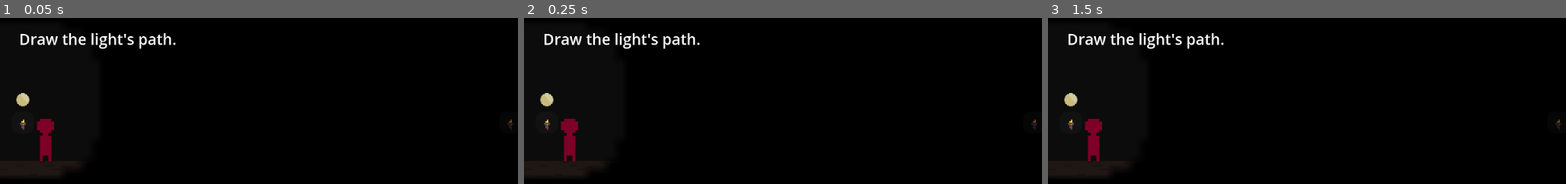
Above: before the commit, frames 1-3 (left to right).
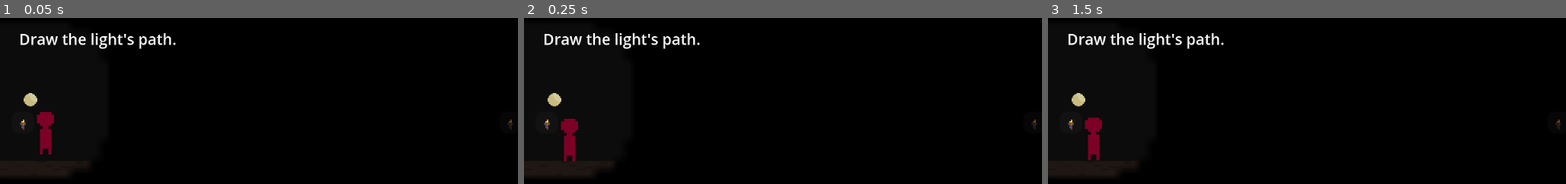
Above: after the commit, the same moments.

Repository: kvnfrr/Staylight
Game: Godot game, scene res://scenes/main.tscn
Two runs of this game, one before a commit and one after it. Both use one fixed random seed, a clock stepped at 60 frames per second and the inputs below.
Inputs (mouse positions are in pixels of both pictures, inside the frame that each line leads up to):
- Up to frame 1 (0.05 s): no input
- Up to frame 2 (0.25 s): no input
- Up to frame 3 (1.5 s): tap Enter (start_run) at 0.5, 1.25 s; move the mouse to (1488, 162) at 0.52 s; hold D (move_right) from 0.53 s (still down); tap R (clear_path) at 0.6, 1.35 s; click (1488, 162) at 0.67 s; tap W (jump) at 0.77 s; move the mouse to (outside the picture) at 1.27 s; click (outside the picture) at 1.42 s

The runs differ from the first frame. In frame 1, 0.6% of the frame differs, in the area x 3-11%, y 45-87%; in frame 2, 0.3%; in frame 3, 0.4%.

Commit message:
Added level_01 map

Diff:
--- /dev/null
+++ b/scenes/levels/level_01.tscn
@@ -0,0 +1,108 @@
+[gd_scene format=3 uid="uid://dtlbftv3rn8jq"]
+
+[ext_resource type="Texture2D" uid="uid://ll26dbopbktr" path="res://assets/ground_tile.png" id="1_uvc87"]
+[ext_resource type="Texture2D" uid="uid://cdr54eg5au6i7" path="res://assets/exit.png" id="2_qdh5e"]
+[ext_resource type="Texture2D" uid="uid://b00q8qm4k0on2" path="res://assets/torch.png" id="3_50wog"]
+[ext_resource type="Texture2D" uid="uid://0dgoa3240u2n" path="res://assets/light_circle.png" id="4_1ey3t"]
+
+[sub_resource type="RectangleShape2D" id="RectangleShape2D_o5qli"]
+size = Vector2(320, 32)
+
+[sub_resource type="RectangleShape2D" id="RectangleShape2D_tefeu"]
+size = Vector2(48, 51)
+
+[sub_resource type="RectangleShape2D" id="RectangleShape2D_o6xl0"]
+size = Vector2(106, 20)
+
+[node name="World" type="Node2D" unique_id=815425780]
+
+[node name="Floor" type="StaticBody2D" parent="." unique_id=496949256]
+position = Vector2(32, 176.00002)
+scale = Vector2(0.4009608, 0.9446346)
+
+[node name="CollisionShape2D" type="CollisionShape2D" parent="Floor" unique_id=1758800123]
+shape = SubResource("RectangleShape2D_o5qli")
+
+[node name="Sprite2D" type="Sprite2D" parent="Floor" unique_id=1601524354]
+scale = Vector2(-19.98158, -2.0378146)
+texture = ExtResource("1_uvc87")
+
+[node name="Exit" type="Area2D" parent="." unique_id=1380298911]
+position = Vector2(616, 136)
+
+[node name="CollisionShape2D" type="CollisionShape2D" parent="Exit" unique_id=160288315]
+position = Vector2(-3, -1.5)
+shape = SubResource("RectangleShape2D_tefeu")
+
+[node name="Sprite2D" type="Sprite2D" parent="Exit" unique_id=1309036075]
+position = Vector2(-3.000004, -5.500004)
+scale = Vector2(3.3124993, 3.6875005)
+texture = ExtResource("2_qdh5e")
+
+[node name="DeathZone" type="Area2D" parent="." unique_id=1505305955]
+position = Vector2(136, 192.00002)
+scale = Vector2(4.0789533, 0.7283146)
+
+[node name="CollisionShape2D" type="CollisionShape2D" parent="DeathZone" unique_id=1689217780]
+position = Vector2(43, 0)
+shape = SubResource("RectangleShape2D_o6xl0")
+
+[node name="Floor2" type="StaticBody2D" parent="." unique_id=1872690659]
+position = Vector2(288, 144.00002)
+scale = Vector2(0.5990317, 0.974321)
+
+[node name="CollisionShape2D" type="CollisionShape2D" parent="Floor2" unique_id=2046494222]
+shape = SubResource("RectangleShape2D_o5qli")
+
+[node name="Sprite2D" type="Sprite2D" parent="Floor2" unique_id=1521415416]
+scale = Vector2(-19.98158, -2.0378146)
+texture = ExtResource("1_uvc87")
+
+[node name="Floor3" type="StaticBody2D" parent="." unique_id=514804296]
+position = Vector2(624, 176.00002)
+scale = Vector2(0.5990317, 0.974321)
+
+[node name="CollisionShape2D" type="CollisionShape2D" parent="Floor3" unique_id=1557530217]
+shape = SubResource("RectangleShape2D_o5qli")
+
+[node name="Sprite2D" type="Sprite2D" parent="Floor3" unique_id=1269423009]
+scale = Vector2(-19.98158, -2.0378146)
+texture = ExtResource("1_uvc87")
+
+[node name="Background" type="ColorRect" parent="." unique_id=1760130148]
+visibility_layer = 2
+z_index = -100
+offset_right = 640.0
+offset_bottom = 360.0
+mouse_filter = 2
+color = Color(0.05882353, 0.05882353, 0.05882353, 1)
+
+[node name="TorchStart" type="Node2D" parent="." unique_id=1869889668]
+position = Vector2(24, 120)
+
+[node name="Sprite2D" type="Sprite2D" parent="TorchStart" unique_id=2035679204]
+scale = Vector2(1.5, 1.5)
+texture = ExtResource("3_50wog")
+
+[node name="PointLight2D" type="PointLight2D" parent="TorchStart" unique_id=1433892750]
+energy = 0.4
+texture = ExtResource("4_1ey3t")
+texture_scale = 1.5
+
+[node name="TorchExit" type="Node2D" parent="." unique_id=1166376917]
+position = Vector2(536, 120)
+
+[node name="Sprite2D" type="Sprite2D" parent="TorchExit" unique_id=1901814761]
+scale = Vector2(1.5, 1.5)
+texture = ExtResource("3_50wog")
+
+[node name="PointLight2D" type="PointLight2D" parent="TorchExit" unique_id=169794323]
+energy = 0.4
+texture = ExtResource("4_1ey3t")
+texture_scale = 1.5
+
+[node name="PlayerSpawn" type="Marker2D" parent="." unique_id=1387806499]
+position = Vector2(48, 128)
+
+[node name="SpiritSpawn" type="Marker2D" parent="." unique_id=2120306157]
+position = Vector2(32, 96)
--- a/scenes/main.tscn
+++ b/scenes/main.tscn
@@ -3,20 +3,9 @@
 [ext_resource type="Script" uid="uid://bio11qeri3s7s" path="res://scripts/player.gd" id="1_0wfyh"]
 [ext_resource type="Texture2D" uid="uid://c31xbyhrqexc8" path="res://assets/player.png" id="1_o5qli"]
 [ext_resource type="Script" uid="uid://c7xm8d3j5bus1" path="res://scripts/main.gd" id="1_sugp2"]
+[ext_resource type="PackedScene" uid="uid://dtlbftv3rn8jq" path="res://scenes/levels/level_01.tscn" id="2_tefeu"]
 [ext_resource type="Texture2D" uid="uid://y68pa7p8jydv" path="res://assets/spirit.png" id="3_sugp2"]
-[ext_resource type="Texture2D" uid="uid://ll26dbopbktr" path="res://assets/ground_tile.png" id="4_tefeu"]
-[ext_resource type="Texture2D" uid="uid://cdr54eg5au6i7" path="res://assets/exit.png" id="5_tbgi4"]
 [ext_resource type="Texture2D" uid="uid://0dgoa3240u2n" path="res://assets/light_circle.png" id="6_o6xl0"]
-[ext_resource type="Texture2D" uid="uid://b00q8qm4k0on2" path="res://assets/torch.png" id="8_tipki"]
-
-[sub_resource type="RectangleShape2D" id="RectangleShape2D_o5qli"]
-size = Vector2(320, 32)
-
-[sub_resource type="RectangleShape2D" id="RectangleShape2D_tefeu"]
-size = Vector2(48, 51)
-
-[sub_resource type="RectangleShape2D" id="RectangleShape2D_o6xl0"]
-size = Vector2(106, 20)
 
 [sub_resource type="RectangleShape2D" id="RectangleShape2D_0wfyh"]
 size = Vector2(6, 15)
@@ -24,92 +13,7 @@
 [node name="Main" type="Node2D" unique_id=52698365]
 script = ExtResource("1_sugp2")
 
-[node name="World" type="Node2D" parent="." unique_id=1670063977]
-
-[node name="Floor" type="StaticBody2D" parent="World" unique_id=1975046369]
-position = Vector2(32, 176.00002)
-scale = Vector2(0.4009608, 0.9446346)
-
-[node name="CollisionShape2D" type="CollisionShape2D" parent="World/Floor" unique_id=938798499]
-shape = SubResource("RectangleShape2D_o5qli")
-
-[node name="Sprite2D" type="Sprite2D" parent="World/Floor" unique_id=43845833]
-scale = Vector2(-19.98158, -2.0378146)
-texture = ExtResource("4_tefeu")
-
-[node name="Exit" type="Area2D" parent="World" unique_id=286935097]
-position = Vector2(616, 136)
-
-[node name="CollisionShape2D" type="CollisionShape2D" parent="World/Exit" unique_id=1927111711]
-position = Vector2(-3, -1.5)
-shape = SubResource("RectangleShape2D_tefeu")
-
-[node name="Sprite2D" type="Sprite2D" parent="World/Exit" unique_id=1947999588]
-position = Vector2(-3.000004, -5.500004)
-scale = Vector2(3.3124993, 3.6875005)
-texture = ExtResource("5_tbgi4")
-
-[node name="DeathZone" type="Area2D" parent="World" unique_id=384160909]
-position = Vector2(136, 192.00002)
-scale = Vector2(4.0789533, 0.7283146)
-
-[node name="CollisionShape2D" type="CollisionShape2D" parent="World/DeathZone" unique_id=141276198]
-position = Vector2(43, 0)
-shape = SubResource("RectangleShape2D_o6xl0")
-
-[node name="Floor2" type="StaticBody2D" parent="World" unique_id=512038778]
-position = Vector2(296, 176.00002)
-scale = Vector2(0.5990317, 0.974321)
-
-[node name="CollisionShape2D" type="CollisionShape2D" parent="World/Floor2" unique_id=80047924]
-shape = SubResource("RectangleShape2D_o5qli")
-
-[node name="Sprite2D" type="Sprite2D" parent="World/Floor2" unique_id=1053720543]
-scale = Vector2(-19.98158, -2.0378146)
-texture = ExtResource("4_tefeu")
-
-[node name="Floor3" type="StaticBody2D" parent="World" unique_id=1758786793]
-position = Vector2(624, 176.00002)
-scale = Vector2(0.5990317, 0.974321)
-
-[node name="CollisionShape2D" type="CollisionShape2D" parent="World/Floor3" unique_id=2096453489]
-shape = SubResource("RectangleShape2D_o5qli")
-
-[node name="Sprite2D" type="Sprite2D" parent="World/Floor3" unique_id=106785393]
-scale = Vector2(-19.98158, -2.0378146)
-texture = ExtResource("4_tefeu")
-
-[node name="Background" type="ColorRect" parent="World" unique_id=1284068081]
-visibility_layer = 2
-z_index = -100
-offset_right = 640.0
-offset_bottom = 360.0
-mouse_filter = 2
-color = Color(0.05882353, 0.05882353, 0.05882353, 1)
-
-[node name="TorchStart" type="Node2D" parent="World" unique_id=1982348870]
-position = Vector2(24, 120)
-
-[node name="Sprite2D" type="Sprite2D" parent="World/TorchStart" unique_id=424925918]
-scale = Vector2(1.5, 1.5)
-texture = ExtResource("8_tipki")
-
-[node name="PointLight2D" type="PointLight2D" parent="World/TorchStart" unique_id=1551619280]
-energy = 0.4
-texture = ExtResource("6_o6xl0")
-texture_scale = 1.5
-
-[node name="TorchExit" type="Node2D" parent="World" unique_id=144257387]
-position = Vector2(536, 120)
-
-[node name="Sprite2D" type="Sprite2D" parent="World/TorchExit" unique_id=284956243]
-scale = Vector2(1.5, 1.5)
-texture = ExtResource("8_tipki")
-
-[node name="PointLight2D" type="PointLight2D" parent="World/TorchExit" unique_id=1516470039]
-energy = 0.4
-texture = ExtResource("6_o6xl0")
-texture_scale = 1.5
+[node name="World" parent="." unique_id=815425780 instance=ExtResource("2_tefeu")]
 
 [node name="Player" type="CharacterBody2D" parent="." unique_id=742452076]
 position = Vector2(48, 136)
@@ -150,6 +54,3 @@
 offset_right = 60.0
 offset_bottom = 43.0
 text = "Draw the light's path."
-
-[connection signal="body_entered" from="World/Exit" to="." method="_on_exit_body_entered"]
-[connection signal="body_entered" from="World/DeathZone" to="." method="_on_death_zone_body_entered"]
--- a/scripts/main.gd
+++ b/scripts/main.gd
@@ -36,8 +36,12 @@
 var current_path_length := 0.0
 
 func _ready() -> void:
-	player_spawn_position = player.global_position
-	spirit_spawn_position = spirit.global_position
+	set_spawn_positions_from_level()
+	connect_level_signals()
+
+	player.global_position = player_spawn_position
+	spirit.global_position = spirit_spawn_position
+
 	player.controls_enabled = false
 	message_label.text = "Draw the light's path."
 
@@ -207,6 +211,9 @@
 	current_path_length = 0.0
 	is_drawing_path = false
 
+	player.global_position = player_spawn_position
+	spirit.global_position = spirit_spawn_position
+
 func _on_death_zone_body_entered(body: Node2D) -> void:
 	if body == player and state == GameState.RUNNING:
 		fail_run("You fell. Press R to retry.")
@@ -215,3 +222,21 @@
 	var remaining := 1.0 - (current_path_length / max_path_length)
 	remaining = clamp(remaining, 0.0, 1.0)
 	return int(round(remaining * 100.0))
+
+func set_spawn_positions_from_level() -> void:
+	var player_spawn := $World.get_node("PlayerSpawn")
+	var spirit_spawn := $World.get_node("SpiritSpawn")
+
+	player_spawn_position = player_spawn.global_position
+	spirit_spawn_position = spirit_spawn.global_position
+	connect_level_signals()
+
+func connect_level_signals() -> void:
+	var exit := $World.get_node("Exit")
+	var death_zone := $World.get_node("DeathZone")
+
+	if not exit.body_entered.is_connected(_on_exit_body_entered):
+		exit.body_entered.connect(_on_exit_body_entered)
+
+	if not death_zone.body_entered.is_connected(_on_death_zone_body_entered):
+		death_zone.body_entered.connect(_on_death_zone_body_entered)
